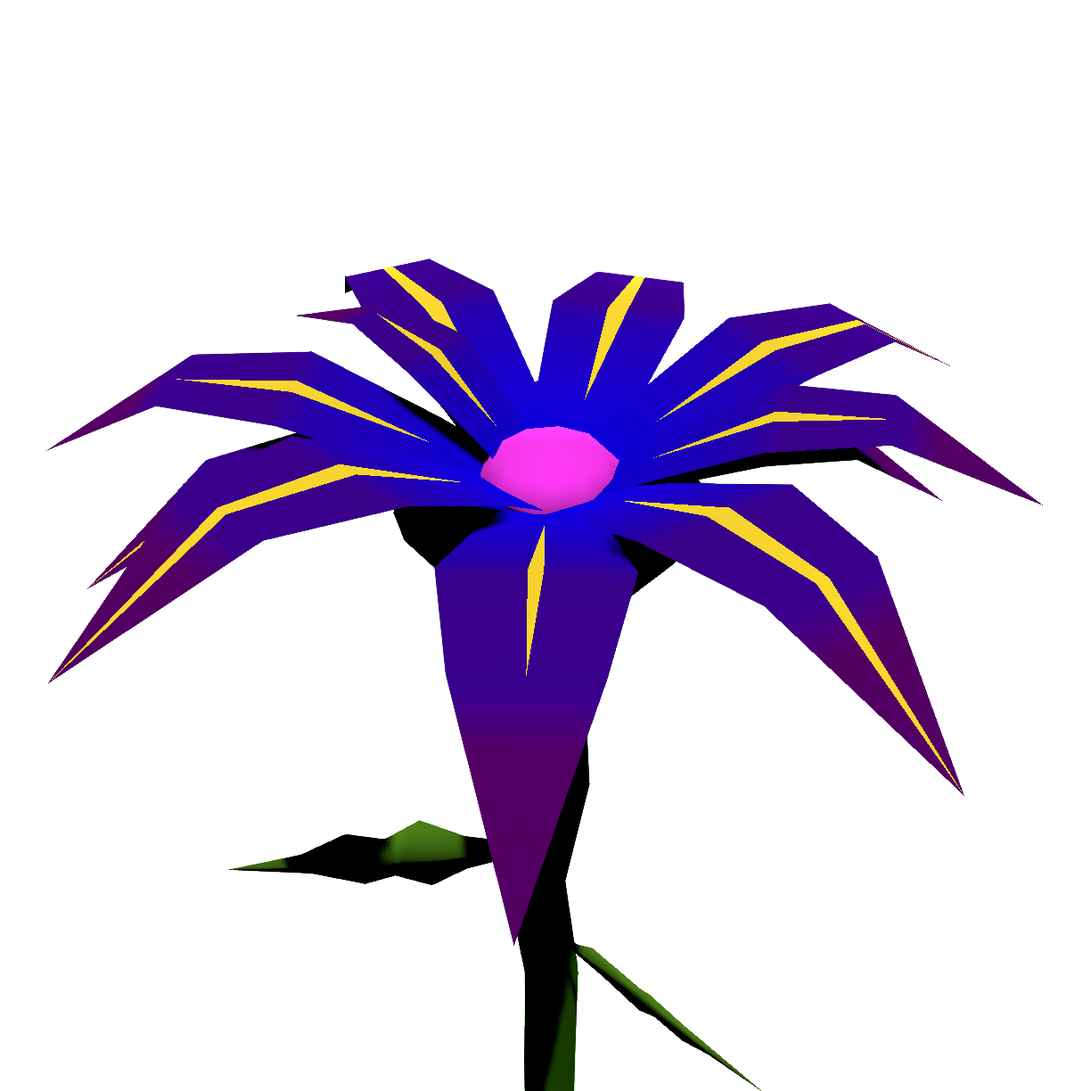
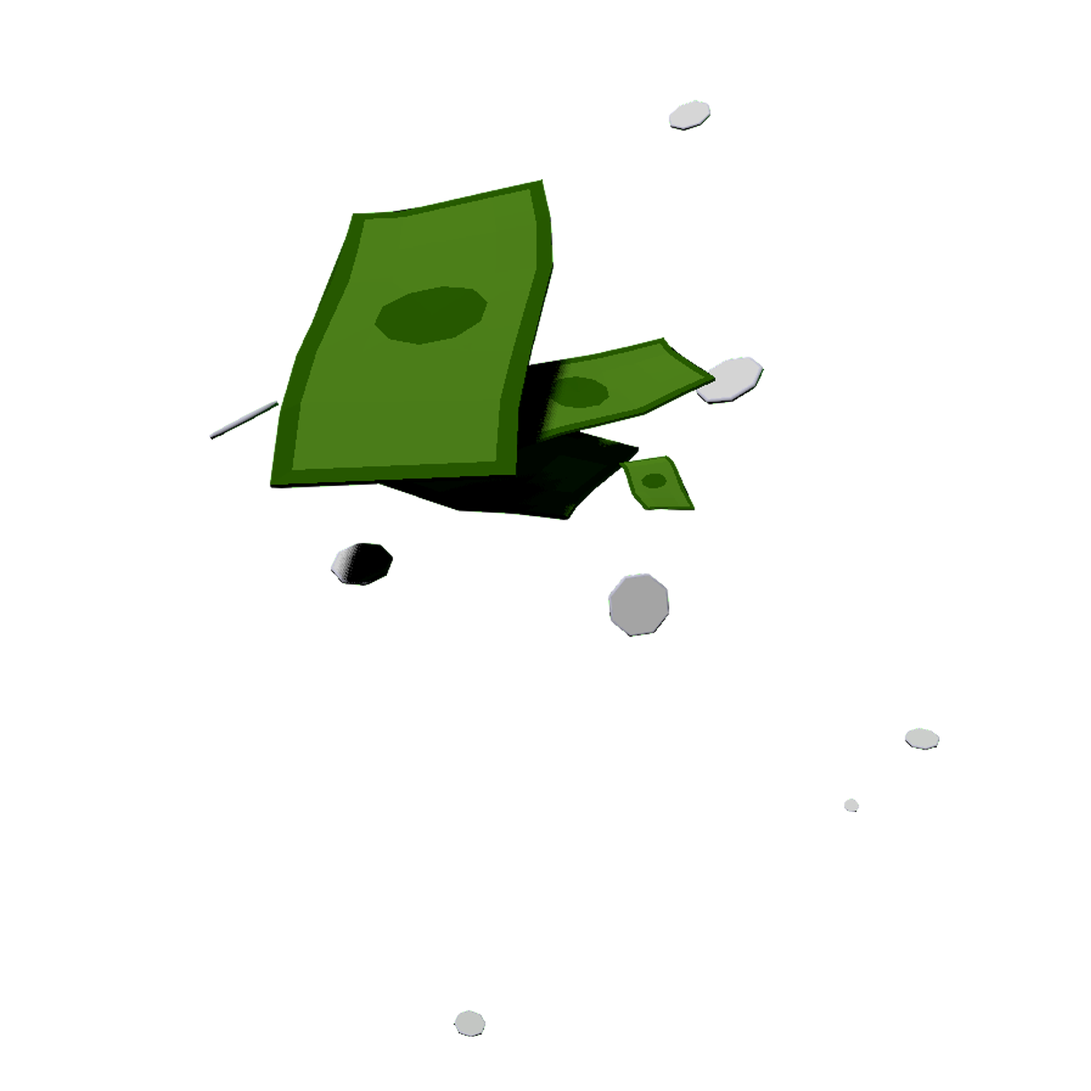
Before/after of a w=1091, h=1091 layered artwork. What changed in the layer stack:
added layer "SupporterTrail-2023-04-26T09:59:53.png" above "BlueLily-2023-04-24T14:16:18.png" over [left=171, top=99, right=971, bottom=1078]
hid "BlueLily-2023-04-24T14:16:18.png", painted on it over [left=46, top=217, right=1044, bottom=1091]
